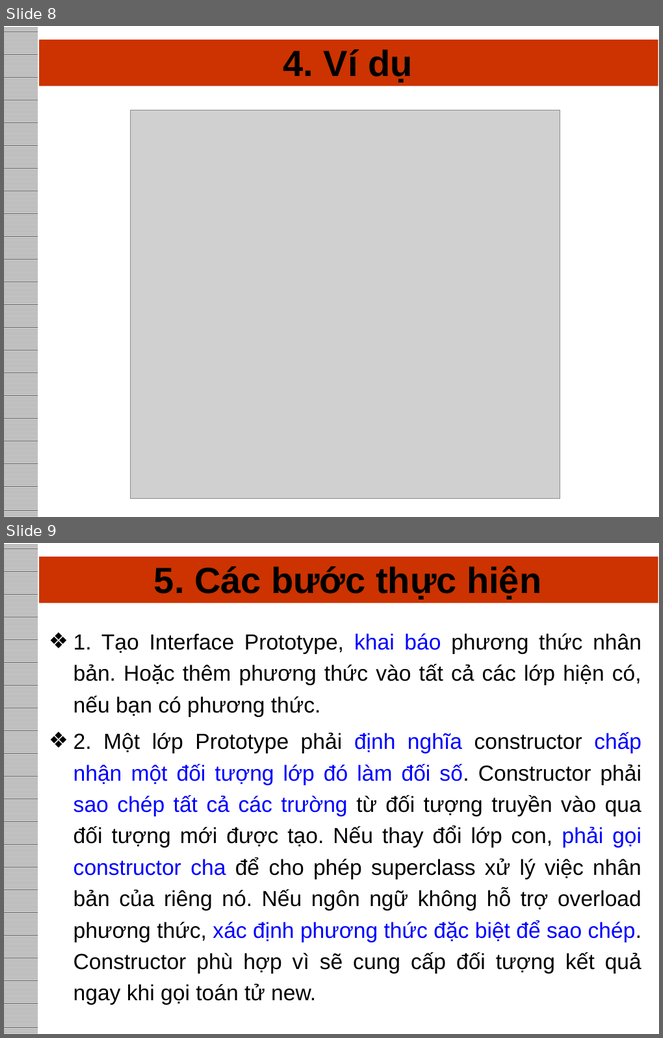
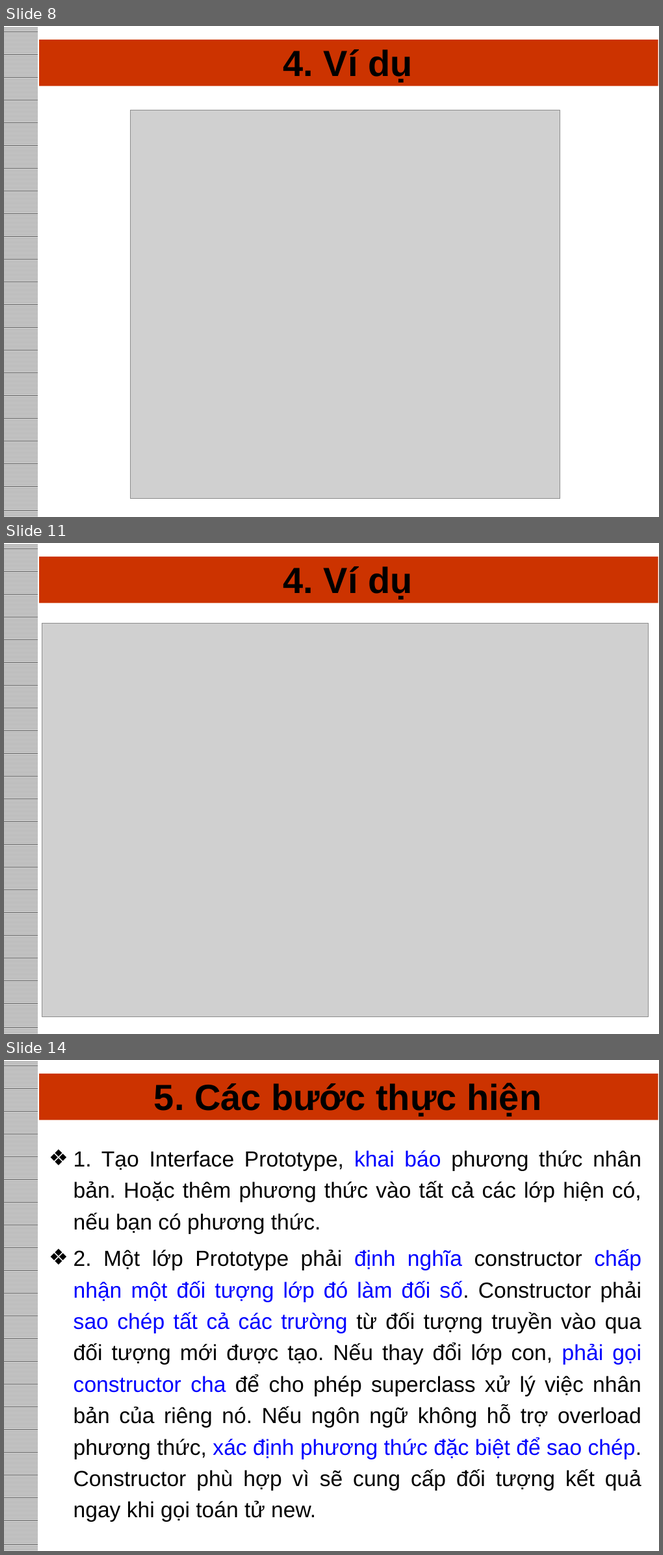
Before and after one commit to DickyDicky7/SE401.O21, a slide deck: Presentations/Nhóm 09-Mẫu Prototype.pptx. Shown one above the other, each under a label of ours: slides 8 and 9 before the commit, slides 8, 11 and 14 after it; the slides between them are not shown. The pictures are 663x1038 and 663x1555 pixels, drawn with LibreOffice and Linux fonts; fonts in the diff are those of the drawing; grey boxes stand for pictures. Boxes give left, top, right and bottom in pixels: in the first picture for what was removed or moved away, otherwise in the second. Text is boxed around its words. In the diff, an @@ line names an element or a change of style, - is before the commit and + after.

Commit message:
Update prototype slide and image

```diff
--- a/Presentations/Nhóm 09-Mẫu Prototype.pptx
+++ b/Presentations/Nhóm 09-Mẫu Prototype.pptx
@@ slide 11 added at (4,543,659,1034), background #FFFFFF; not listed: 2 template elements that a slide beside it also shows @@
@@ title added at (284,566,412,600), 40 pt, text #000000, bold @@
+4. Ví dụ
@@ picture added at (42,624,648,1018) @@
@@ what was slide 9 is now slide 14 @@
```
Also in this commit, not shown: 4 other slides added, 5 other files.
